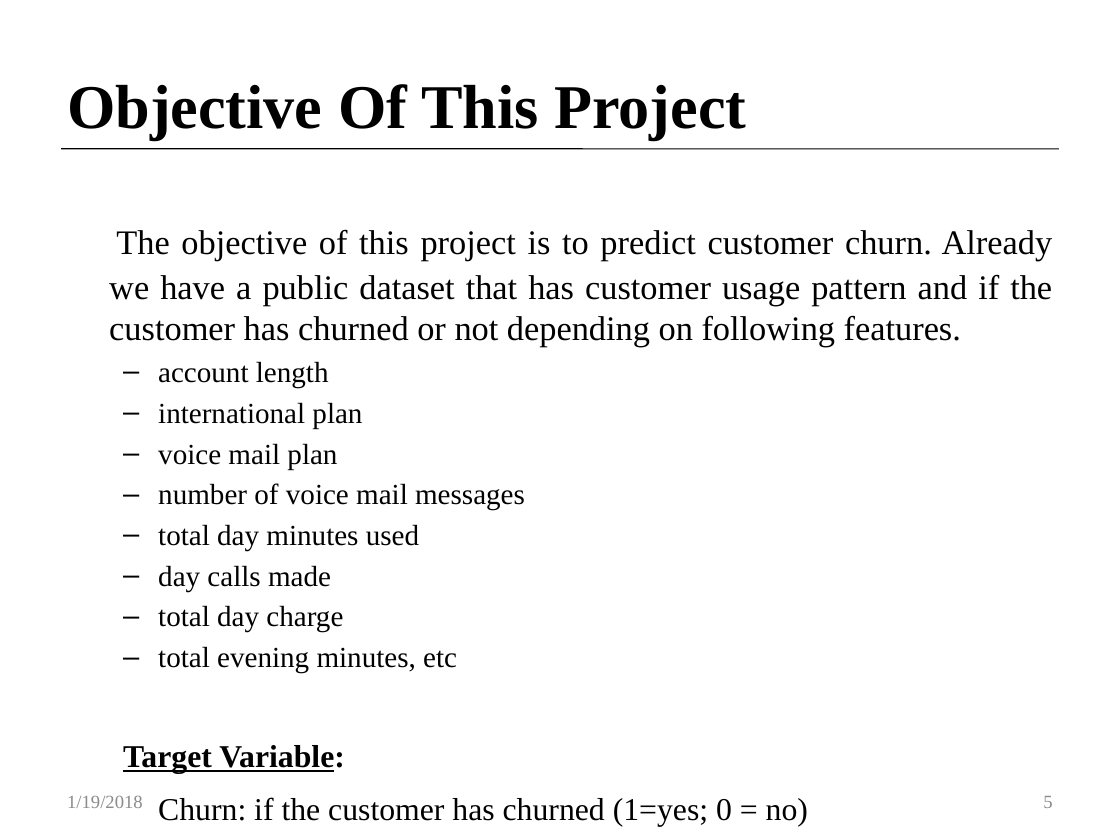
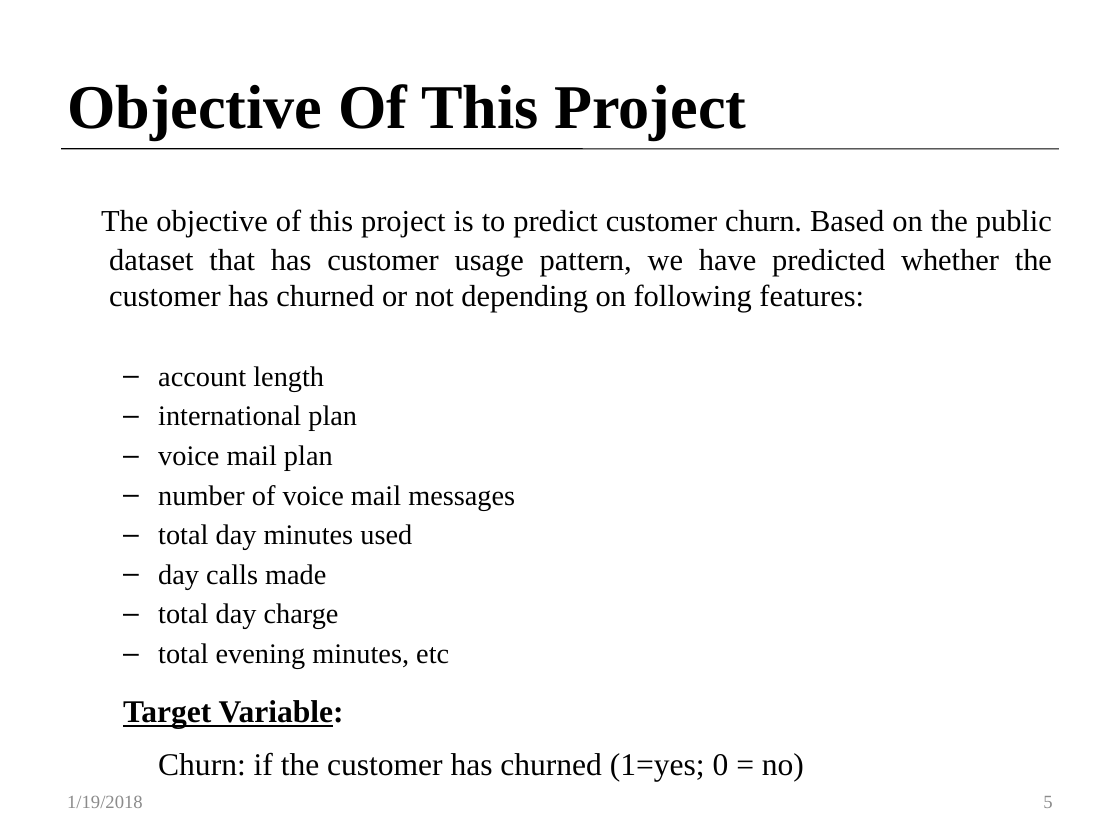
Before and after one commit to Customer-Churn-Prediction/Project-Machine-Learning, a slide deck: slide 5 of Customer Churn Prediction In Telecom Industry.pptx. Drawn at 1120x840 pixels with LibreOffice and Linux fonts; fonts in the diff are those of the drawing. Boxes give left, top, right and bottom in pixels: in the first picture for what was removed or moved away, otherwise in the second. Text is boxed around its words. In the diff, an @@ line names an element or a change of style, - is before the commit and + after.

```diff
--- a/Customer Churn Prediction In Telecom Industry.pptx
+++ b/Customer Churn Prediction In Telecom Industry.pptx
@@ text "The objective of this project ...": place and size @@
-text "The objective of this project ..." at [109,229,1053,827]
+text "The objective of this project ..." at [101,209,1052,781]
@@ text at [101,209,1052,313]: text changed; size 22.1 to 19.6 pt @@
-The objective of this project is to predict customer churn. Already we have a public dataset that has customer usage pattern and if the customer has churned or not depending on following features.
+The objective of this project is to predict customer churn. Based on the public dataset that has customer usage pattern, we have predicted whether the customer has churned or not depending on following features:
@@ text at [123,366,804,781]: size 18.7 to 18.2 pt in "account length", "international plan", "voice mail plan", "number of voice mail messages" and 4 more places; size 20.4 to 20.3 pt in "Target Variable: Churn: if the customer has ..." @@
```
